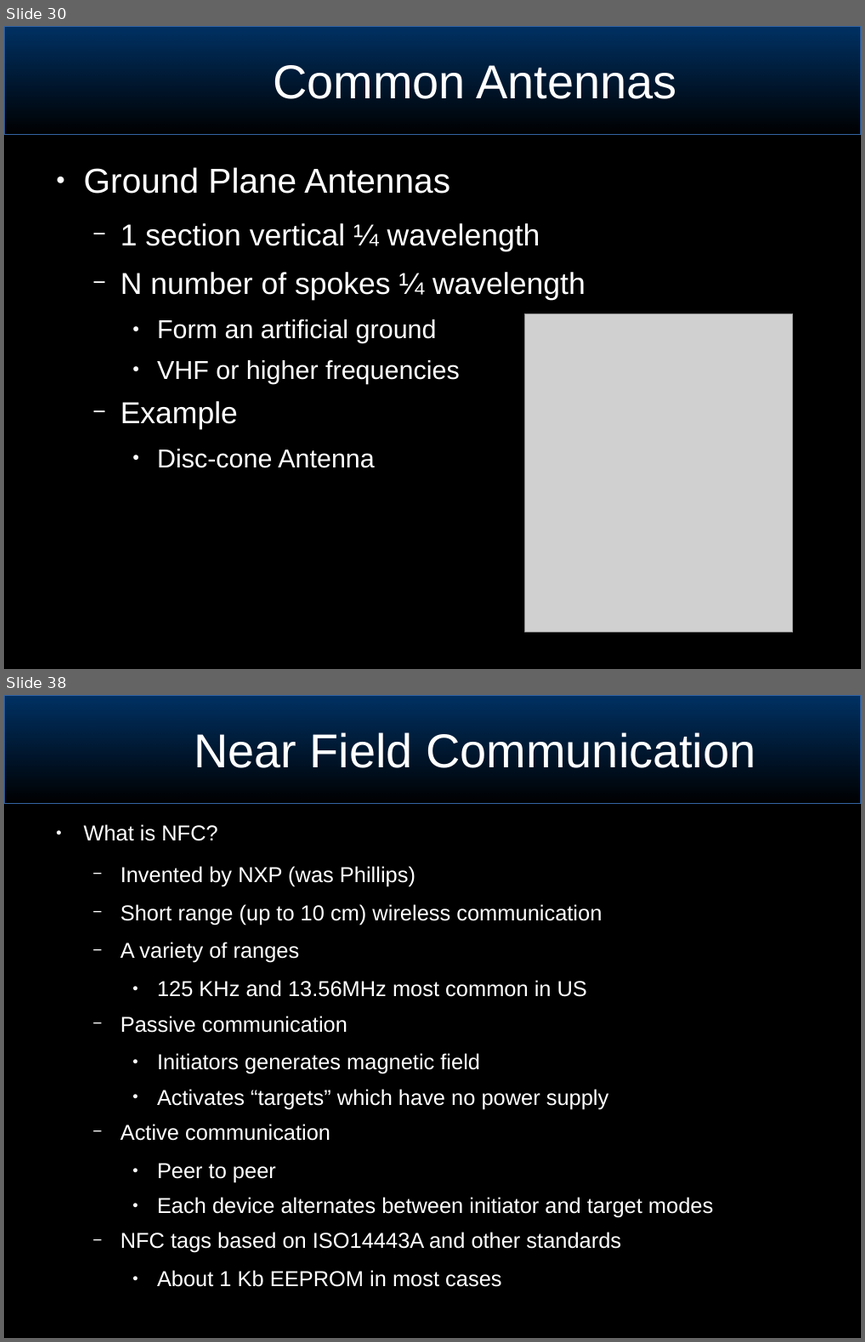
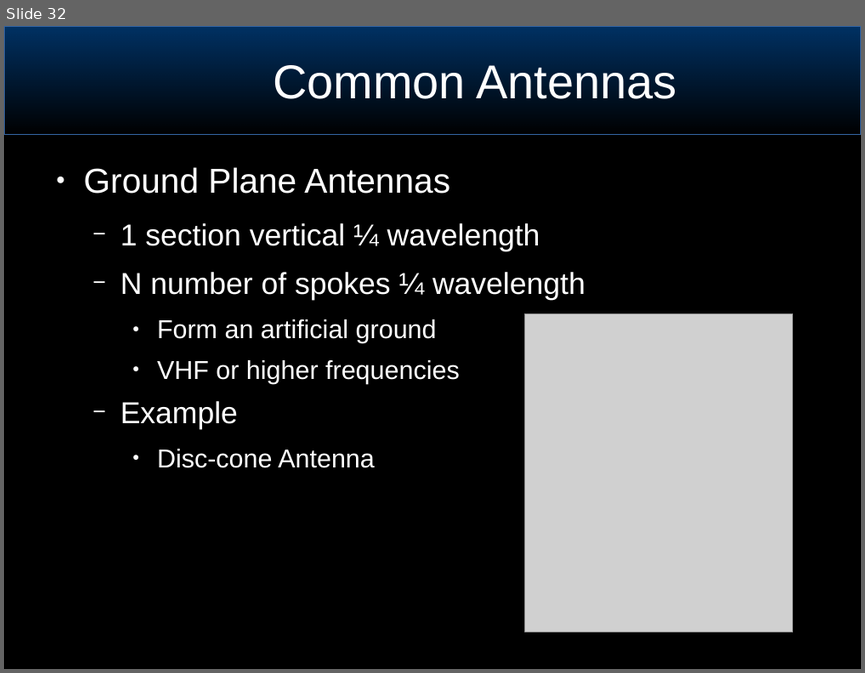
Before and after one commit to joeblankenship1/BRW_ANT_CLASS, a slide deck: BasicSignalsConcepts.odp. Shown one above the other, each under a label of ours: slides 30 and 38 before the commit, slide 32 after it; the slides between them are not shown. The pictures are 865x1342 and 865x673 pixels, drawn with LibreOffice and Linux fonts; fonts in the diff are those of the drawing; grey boxes stand for pictures; background and template pictures are left out. Boxes give left, top, right and bottom in pixels: in the first picture for what was removed or moved away, otherwise in the second. Text is boxed around its words. In the diff, an @@ line names an element or a change of style, - is before the commit and + after.

```diff
--- a/BasicSignalsConcepts.odp
+++ b/BasicSignalsConcepts.odp
@@ slide 38 removed at box(4, 695, 861, 1338), background #000000; not listed: 1 template element that a slide beside it also shows @@
@@ title removed at box(194, 732, 755, 768) @@
-Near Field Communication
@@ text removed at box(84, 824, 713, 1287) @@
-● What is NFC?
-  − Invented by NXP (was Phillips)
-  − Short range (up to 10 cm) wireless communication
-  − A variety of ranges
-    ● 125 KHz and 13.56MHz most common in US
-  − Passive communication
-    ● Initiators generates magnetic field
-    ● Activates “targets” which have no power supply
-  − Active communication
-    ● Peer to peer
-    ● Each device alternates between initiator and target modes
-  − NFC tags based on ISO14443A and other standards
-    ● About 1 Kb EEPROM in most cases
@@ what was slide 30 is now slide 32 @@
```
Also in this commit, not shown: 15 slides changed, 5 slides added, 8 other slides removed, 1 other file.
